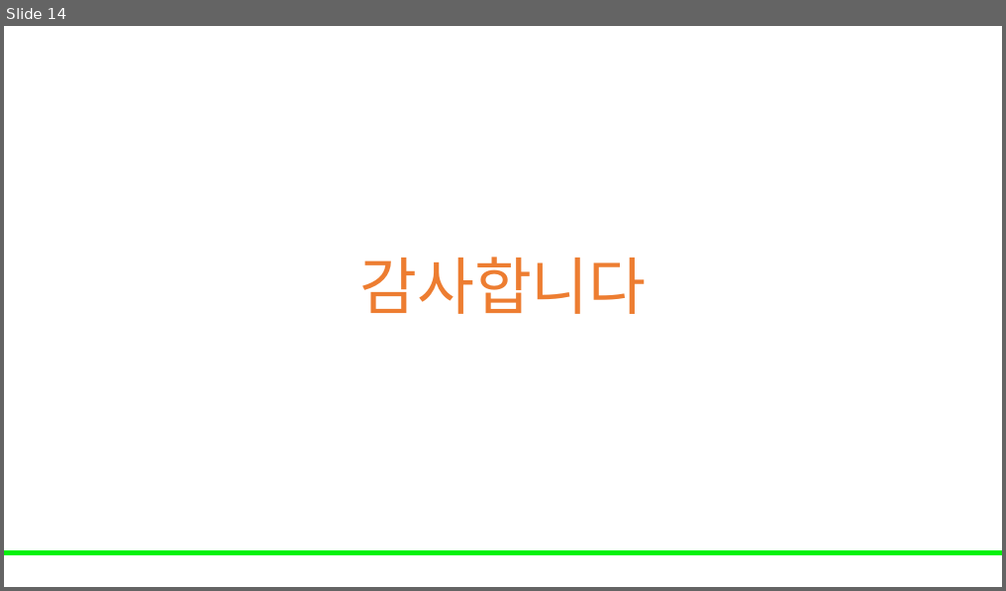
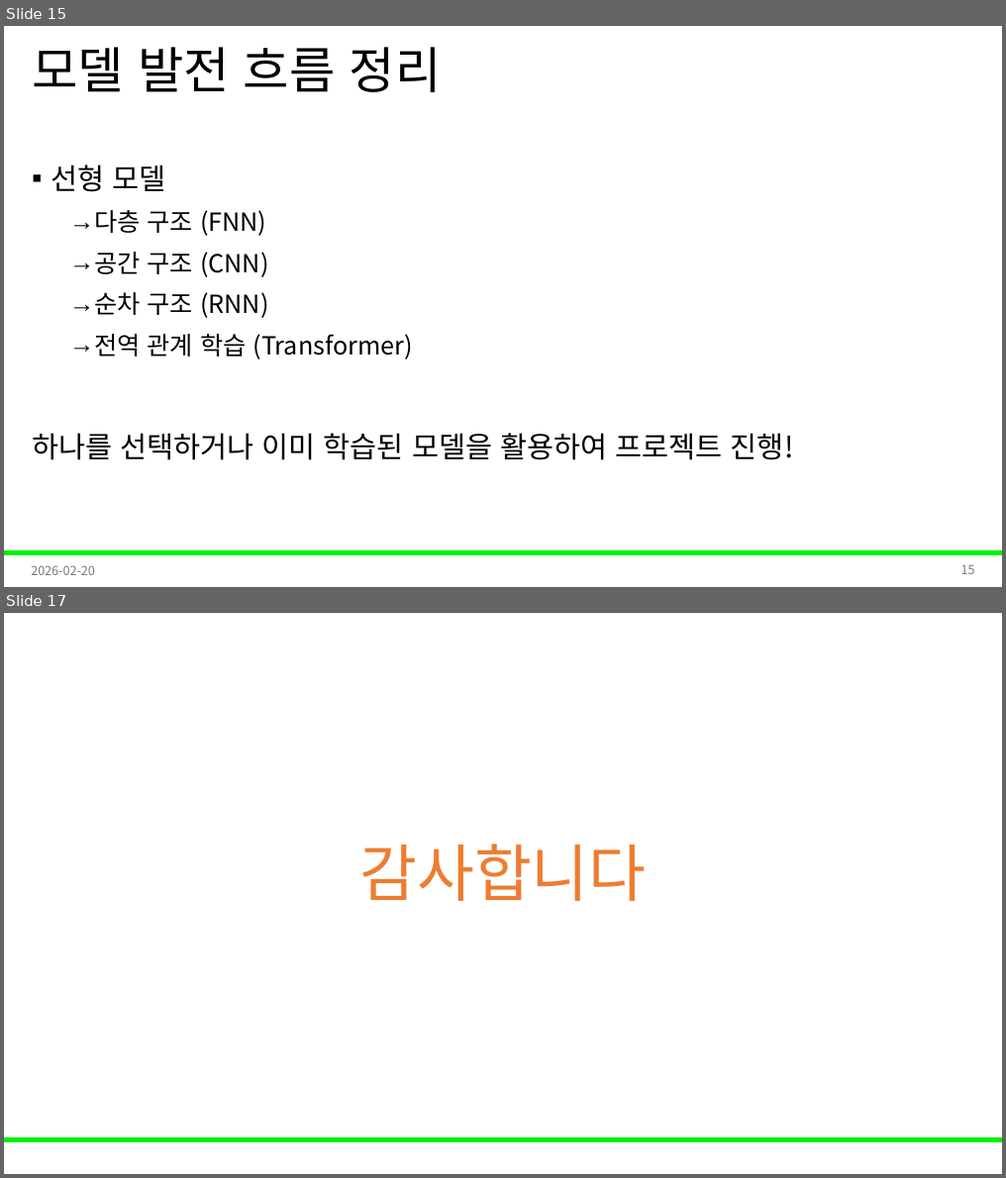
Before and after one commit to Leader-Lesson/KDT_RE_5th, a slide deck: material/5_AI/13_딥러닝모델개요.pptx. Shown one above the other, each under a label of ours: slide 14 before the commit, slides 15 and 17 after it; the slides between them are not shown. The pictures are 1006x591 and 1006x1178 pixels, drawn with LibreOffice and Linux fonts; fonts in the diff are those of the drawing; background and template pictures are left out. Boxes give left, top, right and bottom in pixels: in the first picture for what was removed or moved away, otherwise in the second. Text is boxed around its words. In the diff, an @@ line names an element or a change of style, - is before the commit and + after.

```diff
--- a/material/5_AI/13_딥러닝모델개요.pptx
+++ b/material/5_AI/13_딥러닝모델개요.pptx
@@ slide 15 added at (4, 26, 1002, 587), background #FFFFFF; not listed: 1 template element that a slide beside it also shows @@
@@ title added at (32, 47, 442, 92), 48 pt, text #000000 @@
+모델 발전 흐름 정리
@@ text added at (32, 165, 794, 461), 24 pt, text #000000 @@
+▪ 선형 모델
+  → 다층 구조 (FNN)
+  → 공간 구조 (CNN)
+  → 순차 구조 (RNN)
+  → 전역 관계 학습 (Transformer)
+하나를 선택하거나 이미 학습된 모델을 활용하여 프로젝트 진행!
@@ text added at (31, 566, 95, 575), 12 pt, text #797979 @@
+2026-02-20
@@ page number added at (961, 566, 975, 574), 12 pt, text #797979 @@
+15
@@ what was slide 14 is now slide 17 @@
```
Also in this commit, not shown: 12 slides changed, 2 other slides added.
